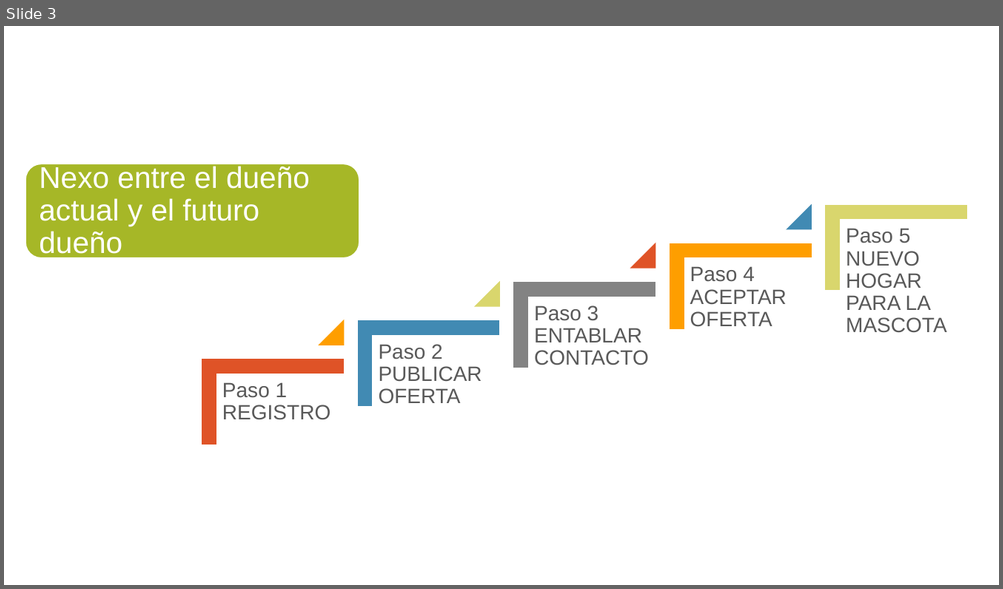
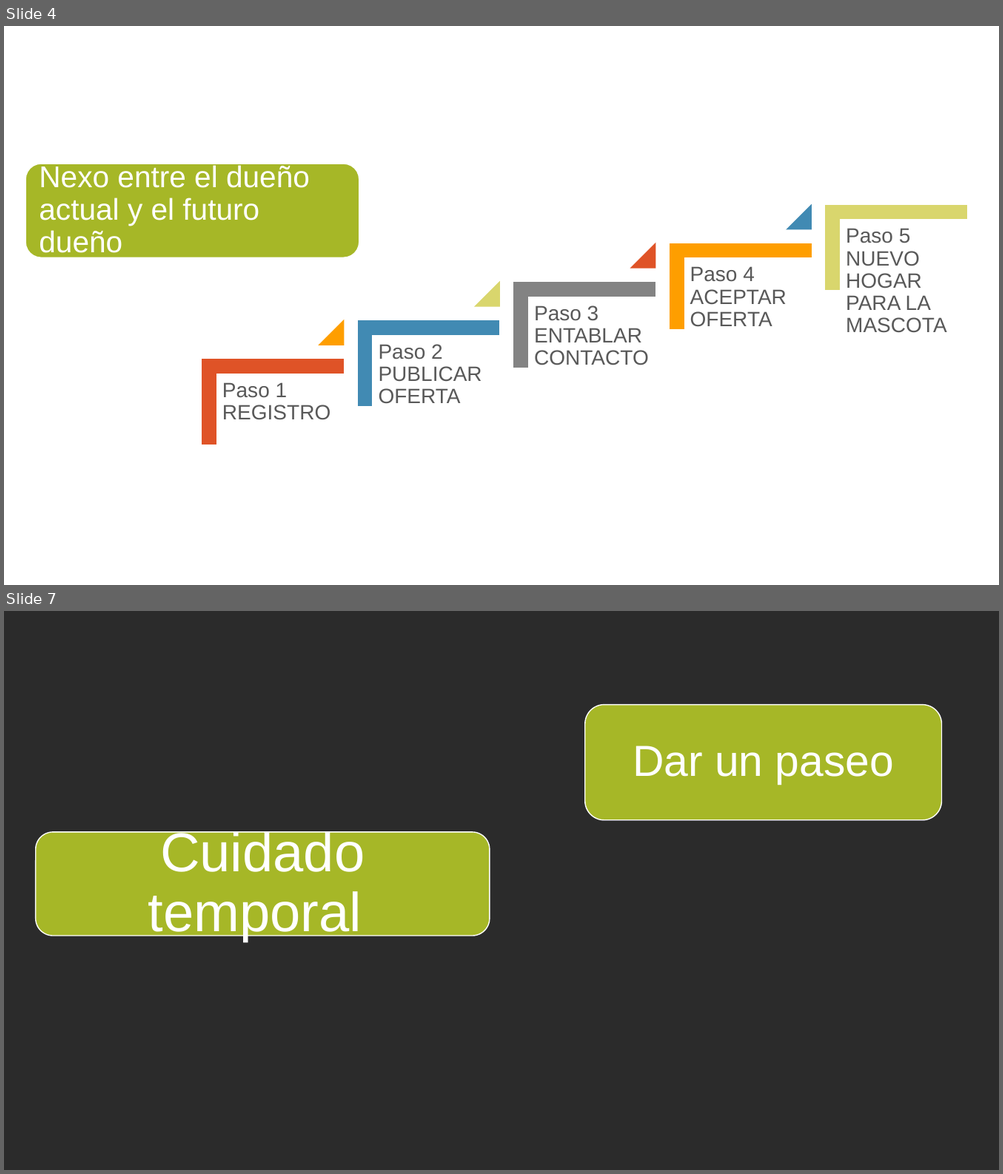
Before and after one commit to sergiolopezm5/blablapet, a slide deck: BlaBlaPet.pptx. Shown one above the other, each under a label of ours: slide 3 before the commit, slides 4 and 7 after it; the slides between them are not shown. The pictures are 1003x589 and 1003x1174 pixels, drawn with LibreOffice and Linux fonts; fonts in the diff are those of the drawing; background and template pictures are left out; a plain dark background stands for a picture behind light text. Boxes give left, top, right and bottom in pixels: in the first picture for what was removed or moved away, otherwise in the second. Text is boxed around its words. In the diff, an @@ line names an element or a change of style, - is before the commit and + after.

```diff
--- a/BlaBlaPet.pptx
+++ b/BlaBlaPet.pptx
@@ slide 7 added at <box>4,611,999,1170</box>, background picture (left out) @@
@@ rounded rectangle added at <box>585,705,942,820</box>, fill #A6B727, outline #FFFFFF 1 pt @@
@@ text added at <box>632,746,893,785</box>, 42 pt, text #FFFFFF @@
+Dar un paseo
@@ rounded rectangle added at <box>35,832,489,937</box>, fill #A6B727, outline #FFFFFF 1 pt @@
@@ text added at <box>148,829,364,942</box>, 53 pt, text #FFFFFF @@
+Cuidado temporal
@@ what was slide 3 is now slide 4 @@
```
Also in this commit, not shown: 3 slides changed, 4 other slides added, 2 slides removed, 1 other file.
